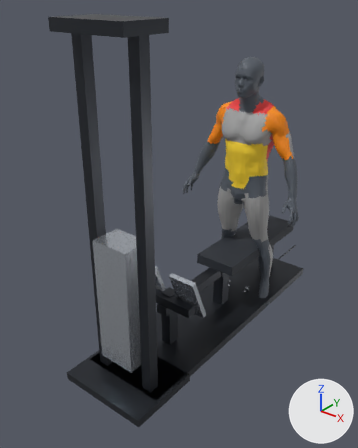
Renders of the Blender file assets_3d/source_blend/back_seated_cable_row.blend from each side of a commit.
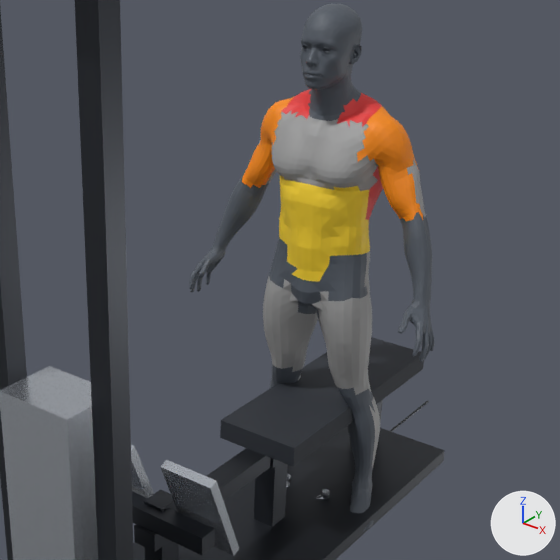
Each version is shown whole from a 50 mm lens placed at (1.71, -2.88, 2.2), pointed at (-0.17, -0.53, 0.75), then close up on the part from 26% to 100% of the width and 12% to 72% of the height. Lighting does not change. The marker at lower right points along +X, +Y and +Z. The older version's two pictures come first.

In view in the first close-up: 'Body_Head_Neck', 'Body_Joints_Hands_Feet', 'Equip_SeatedRowMachine', 'Mesh_Muscle_Abs_Core', 'Mesh_Muscle_Biceps', 'Mesh_Muscle_Chest', 'Mesh_Muscle_Quads', 'Mesh_Muscle_Shoulders', 'Mesh_Muscle_Traps' and 7 more.
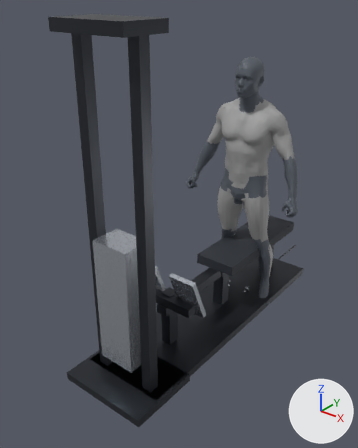
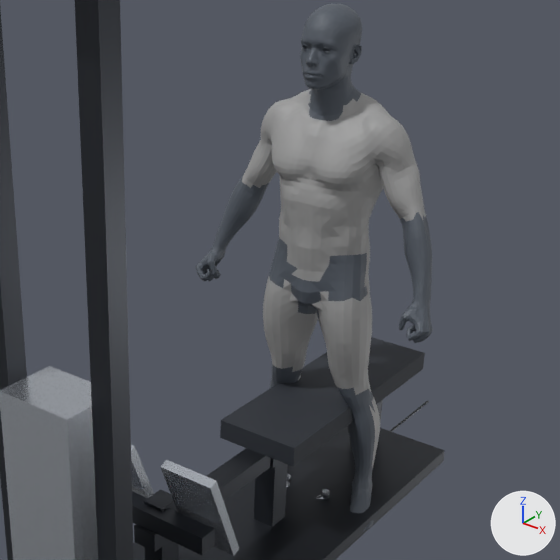
Where the change shows, as pixel boxes [x1, y1, x2, y2] in the close-ups (560 x 560 px):
'Mesh_Muscle_Abs_Core', recoloured (yellow to grey)
    both: [279, 175, 370, 282]
'Mesh_Muscle_Shoulders', recoloured (orange to grey)
    both: [261, 96, 417, 170]
'Mesh_Muscle_Biceps', recoloured (orange to grey)
    both: [242, 140, 423, 222]
'Mesh_Muscle_Traps', recoloured (red to grey)
    both: [282, 89, 382, 128]

The change, as a list of edits to the scene's bpy script:
```text
Change mat_mat_muscle_traps:
    mat_mat_muscle_traps.base_color: (0.78, 0.04, 0.04) -> (0.341, 0.341, 0.341)  # red #e53838 -> grey #9e9e9e
Change mat_mat_muscle_biceps:
    mat_mat_muscle_biceps.base_color: (0.95, 0.26, 0.0) -> (0.341, 0.341, 0.341)  # orange #f98b00 -> grey #9e9e9e
Change mat_mat_muscle_shoulders:
    mat_mat_muscle_shoulders.base_color: (0.95, 0.26, 0.0) -> (0.341, 0.341, 0.341)  # orange #f98b00 -> grey #9e9e9e
Change mat_mat_muscle_abs_core:
    mat_mat_muscle_abs_core.base_color: (0.98, 0.68, 0.03) -> (0.341, 0.341, 0.341)  # yellow #fdd730 -> grey #9e9e9e
```
